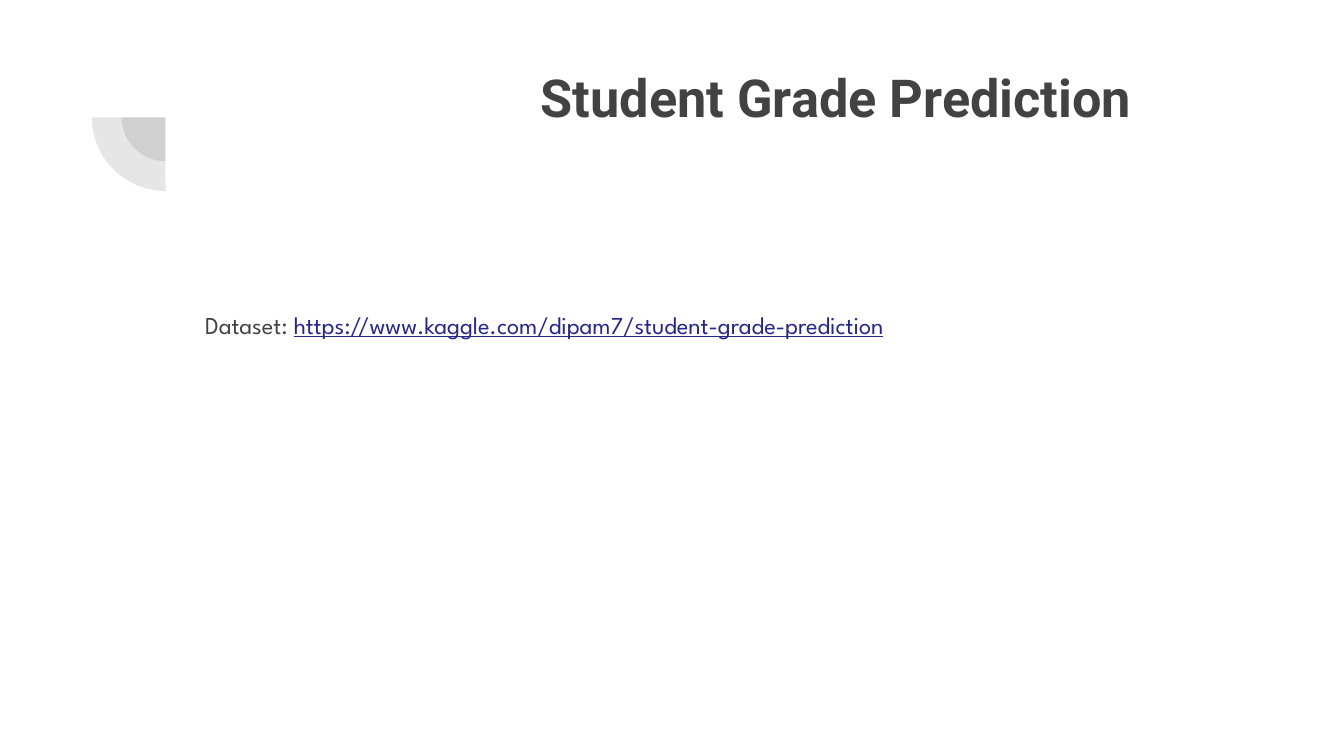
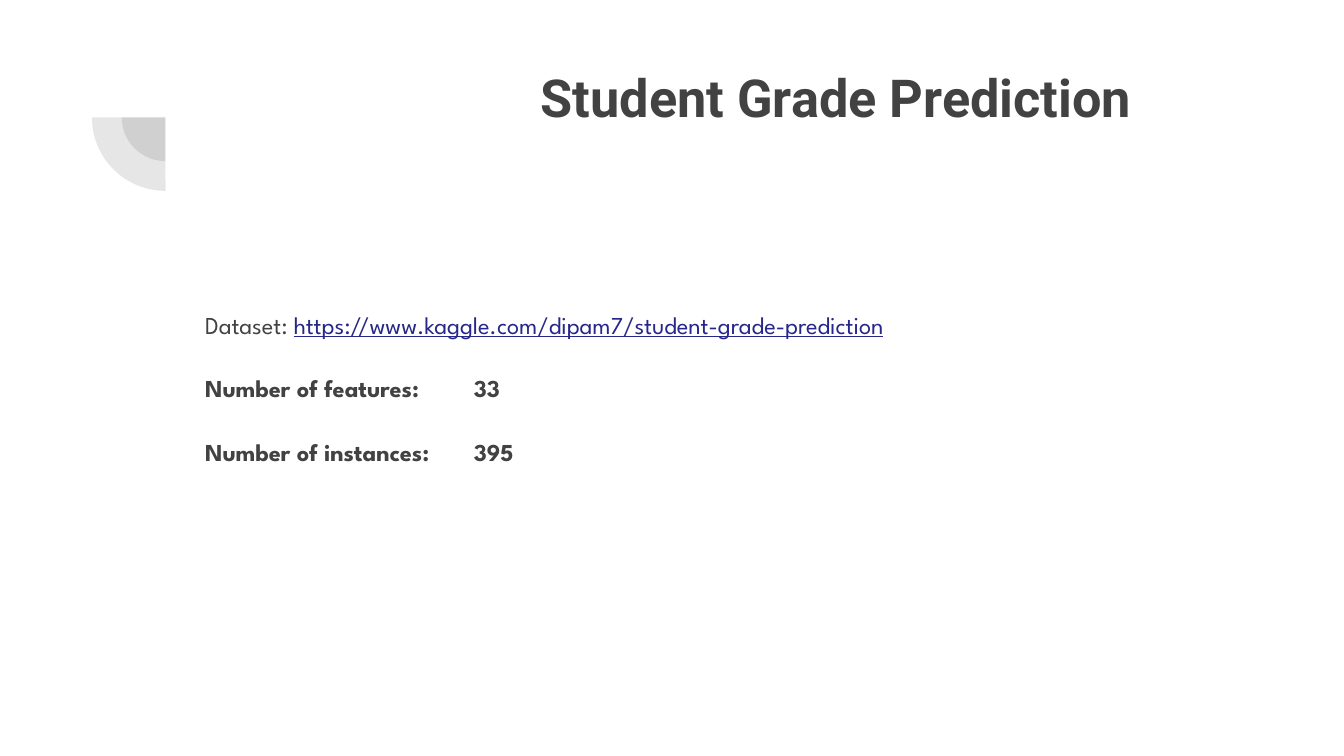
Before and after one commit to shpatgashi/machine_learning_experiments, a slide deck: slide 50 of Machine Learning.pptx (slide 48 before the commit). Drawn at 1344x756 pixels with LibreOffice and Linux fonts; fonts in the diff are those of the drawing. Boxes give left, top, right and bottom in pixels: in the first picture for what was removed or moved away, otherwise in the second. Text is boxed around its words. In the diff, an @@ line names an element or a change of style, - is before the commit and + after.

```diff
--- a/Machine Learning.pptx
+++ b/Machine Learning.pptx
@@ text at box(205, 380, 514, 462): paragraphs added @@
+Number of features: 33
+Number of instances: 395
```
Also in this commit, not shown: 6 other slides changed, 3 slides added, 1 slide removed.
